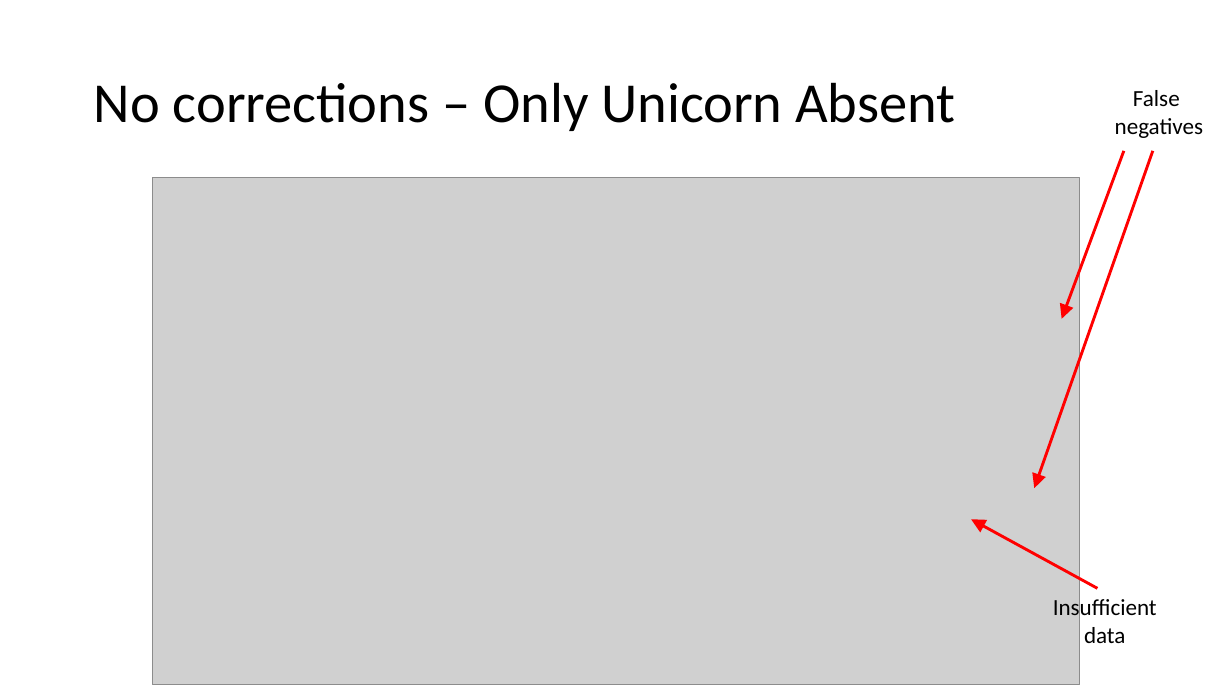
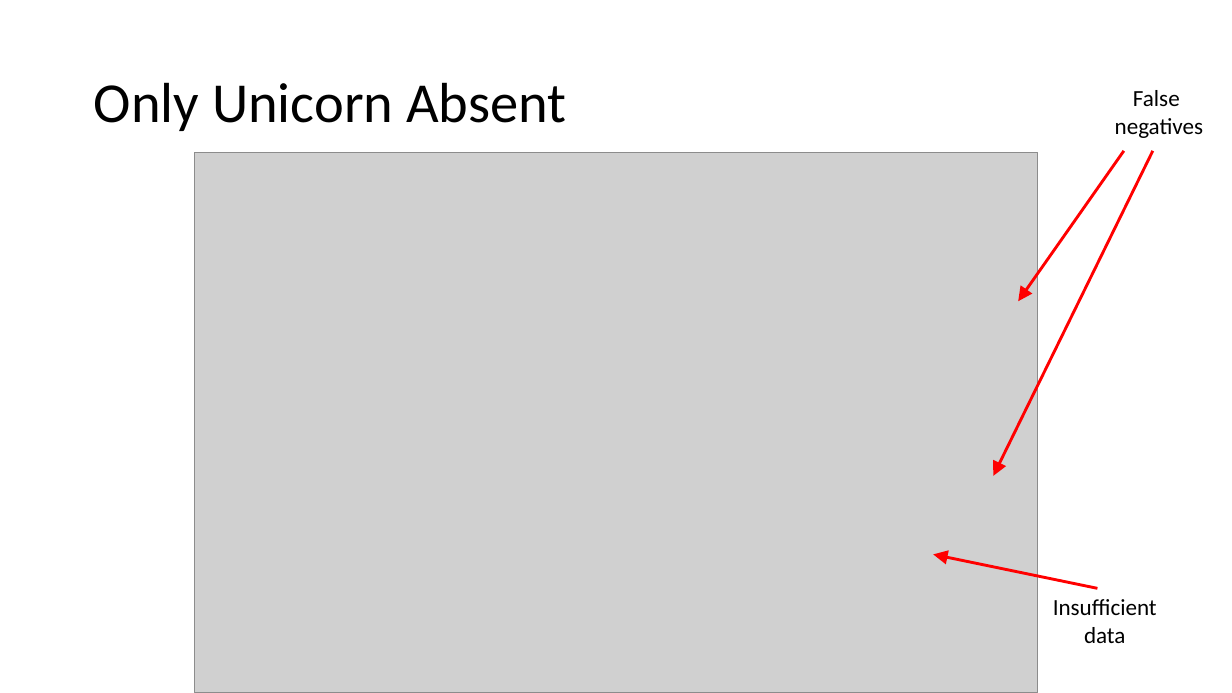
Before and after one commit to Slendercoder/DCL-DataAnalysis, a slide deck: slide 4 of DataCorrection.pptx (slide 3 before the commit). Drawn at 1232x693 pixels with LibreOffice and Linux fonts; fonts in the diff are those of the drawing; grey boxes stand for pictures. Boxes give left, top, right and bottom in pixels: in the first picture for what was removed or moved away, otherwise in the second. Text is boxed around its words. In the diff, an @@ line names an element or a change of style, - is before the commit and + after.

```diff
--- a/DataCorrection.pptx
+++ b/DataCorrection.pptx
@@ title at box(94, 82, 566, 131): text changed @@
-No corrections – Only Unicorn Absent
+Only Unicorn Absent
@@ picture: place and size @@
-picture at box(152, 177, 1080, 685)
+picture at box(194, 152, 1038, 693)
@@ arrow moved from (1153, 151) - (1034, 488) to (1153, 151) - (994, 476) @@
@@ arrow moved from (1124, 151) - (1062, 319) to (1124, 151) - (1019, 301) @@
@@ arrow moved from (1098, 589) - (971, 519) to (1098, 589) - (933, 555) @@
```
Also in this commit, not shown: 4 other slides changed, 4 slides added, 2 slides removed, 30 other files.
